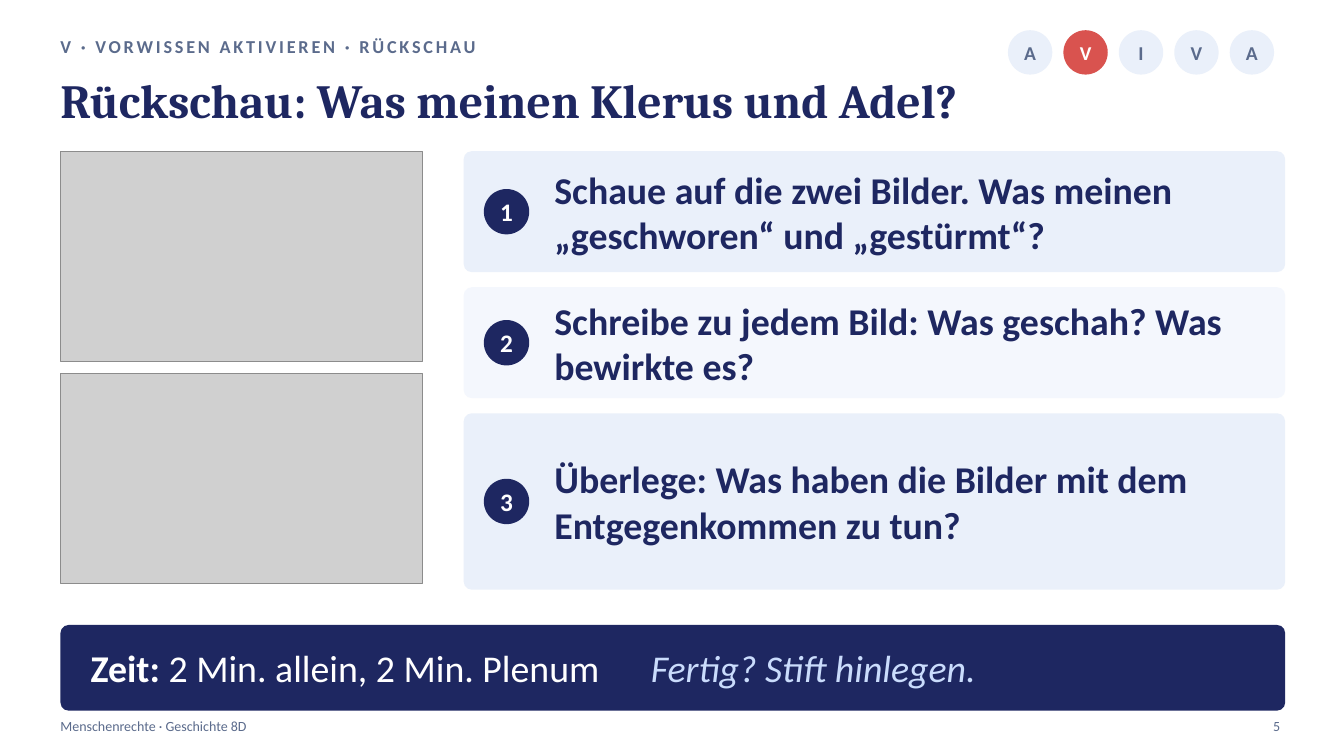
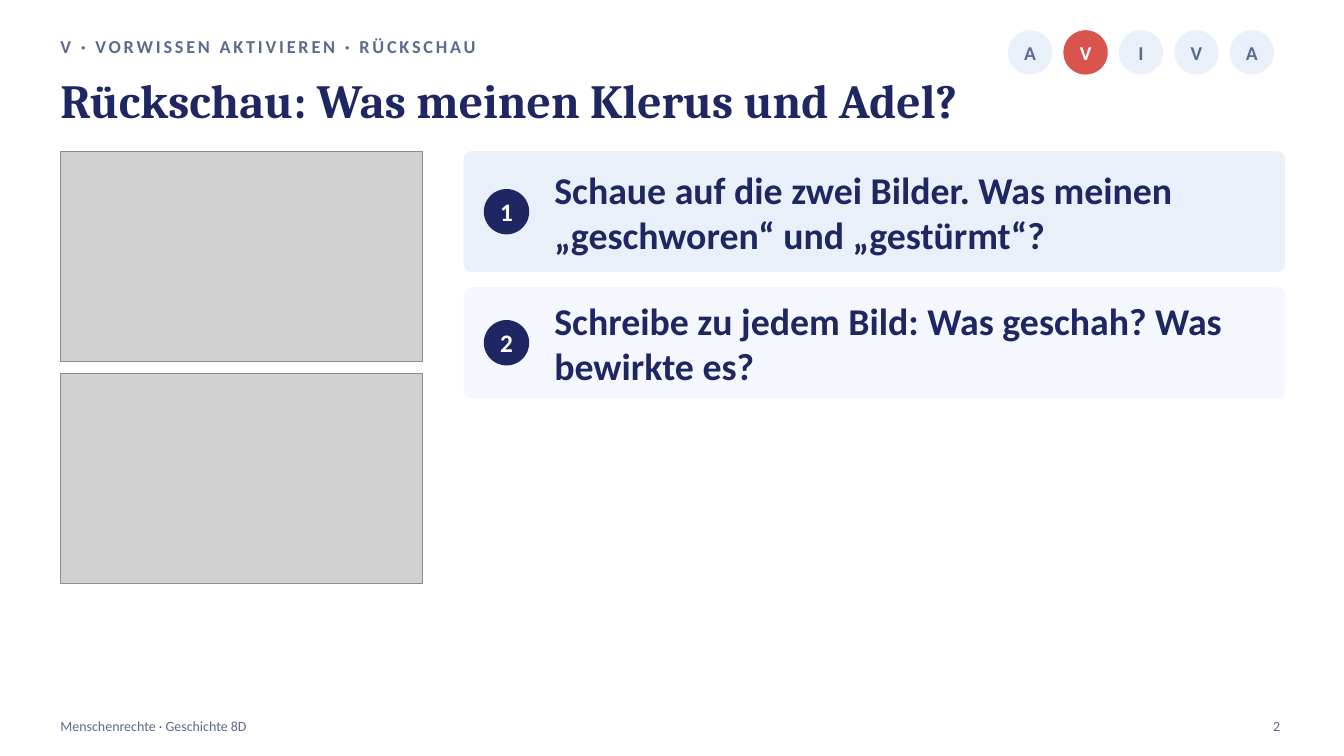
Before and after one commit to golzkonstantin-gif/Schule, a slide deck: slide 2 of Geschichte_8D/Stunde4_Menschenrechte/Praesentation_Stunde4_Menschenrechte_8D.pptx (slide 5 before the commit). Drawn at 1344x756 pixels with LibreOffice and Linux fonts; fonts in the diff are those of the drawing; grey boxes stand for pictures. Boxes give left, top, right and bottom in pixels: in the first picture for what was removed or moved away, otherwise in the second. Text is boxed around its words. In the diff, an @@ line names an element or a change of style, - is before the commit and + after.

```diff
--- a/Geschichte_8D/Stunde4_Menschenrechte/Praesentation_Stunde4_Menschenrechte_8D.pptx
+++ b/Geschichte_8D/Stunde4_Menschenrechte/Praesentation_Stunde4_Menschenrechte_8D.pptx
@@ rounded rectangle removed at bbox=[464, 413, 1286, 590] @@
@@ ellipse removed at bbox=[484, 479, 529, 524] @@
@@ text removed at bbox=[554, 462, 1187, 546] @@
-Überlege: Was haben die Bilder mit dem Entgegenkommen zu tun?
@@ text removed at bbox=[500, 494, 513, 511] @@
-3
@@ rounded rectangle removed at bbox=[60, 625, 1286, 711] @@
@@ text removed at bbox=[91, 655, 976, 689] @@
-Zeit: 2 Min. allein, 2 Min. Plenum Fertig? Stift hinlegen.
@@ text at bbox=[1273, 722, 1280, 731]: text changed @@
-5
+2
```
Also in this commit, not shown: 13 other slides changed, 3 slides added, 9 slides removed, 8 other files.
